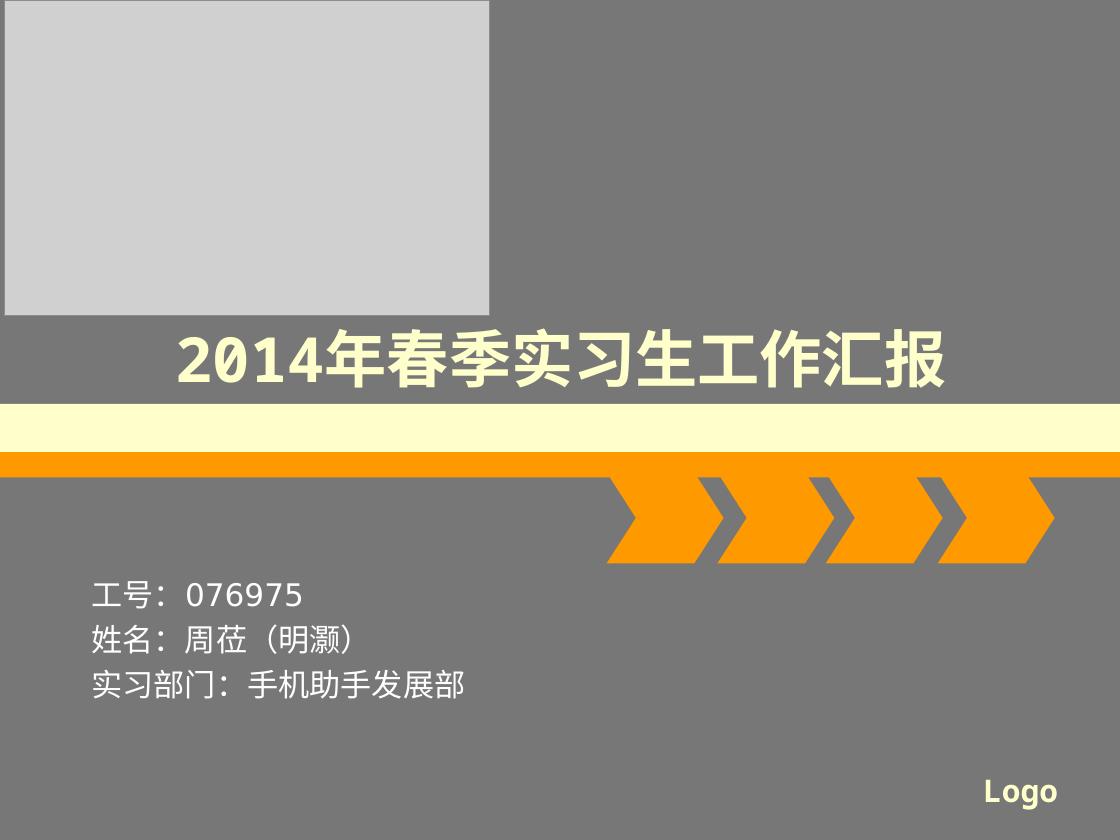
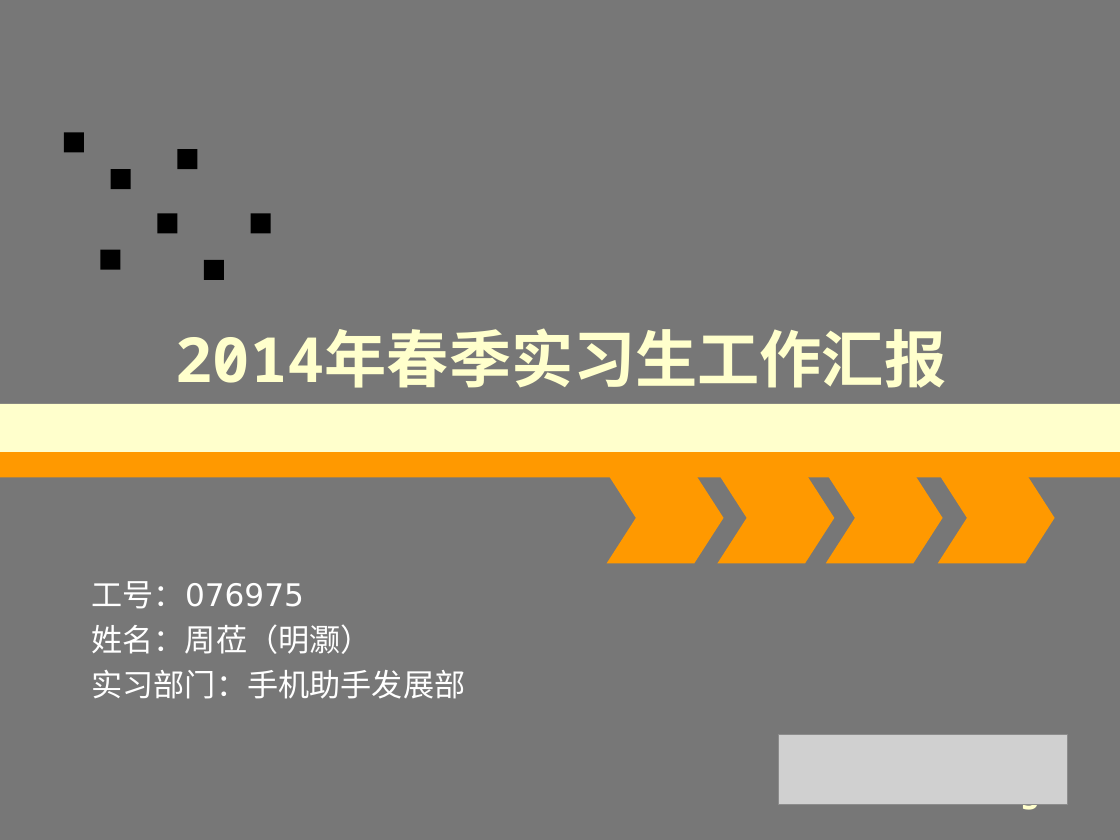
Before and after one commit to tianlanse93/Blogs, a slide deck: slide 1 of 实习生转正自评.ppt. Drawn at 1120x840 pixels with LibreOffice and Linux fonts; fonts in the diff are those of the drawing; grey boxes stand for pictures. Boxes give left, top, right and bottom in pixels: in the first picture for what was removed or moved away, otherwise in the second. Text is boxed around its words. In the diff, an @@ line names an element or a change of style, - is before the commit and + after.

```diff
--- a/实习生转正自评.ppt
+++ b/实习生转正自评.ppt
@@ rectangle added at (64, 132, 84, 152), fill #000000 @@
@@ rectangle added at (177, 149, 197, 169), fill #000000 @@
@@ rectangle added at (111, 169, 131, 189), fill #000000 @@
@@ rectangle added at (157, 213, 177, 233), fill #000000 @@
@@ rectangle added at (251, 213, 271, 233), fill #000000 @@
@@ rectangle added at (101, 250, 121, 270), fill #000000 @@
@@ rectangle added at (204, 260, 224, 280), fill #000000 @@
@@ rectangle added at (62, 280, 416, 329), fill #777777 @@
@@ picture: place and size @@
-picture at (4, 0, 489, 316)
+picture at (778, 735, 1067, 805)
```
Also in this commit, not shown: 3 other slides changed, 1 slide added, 8 slides removed.
